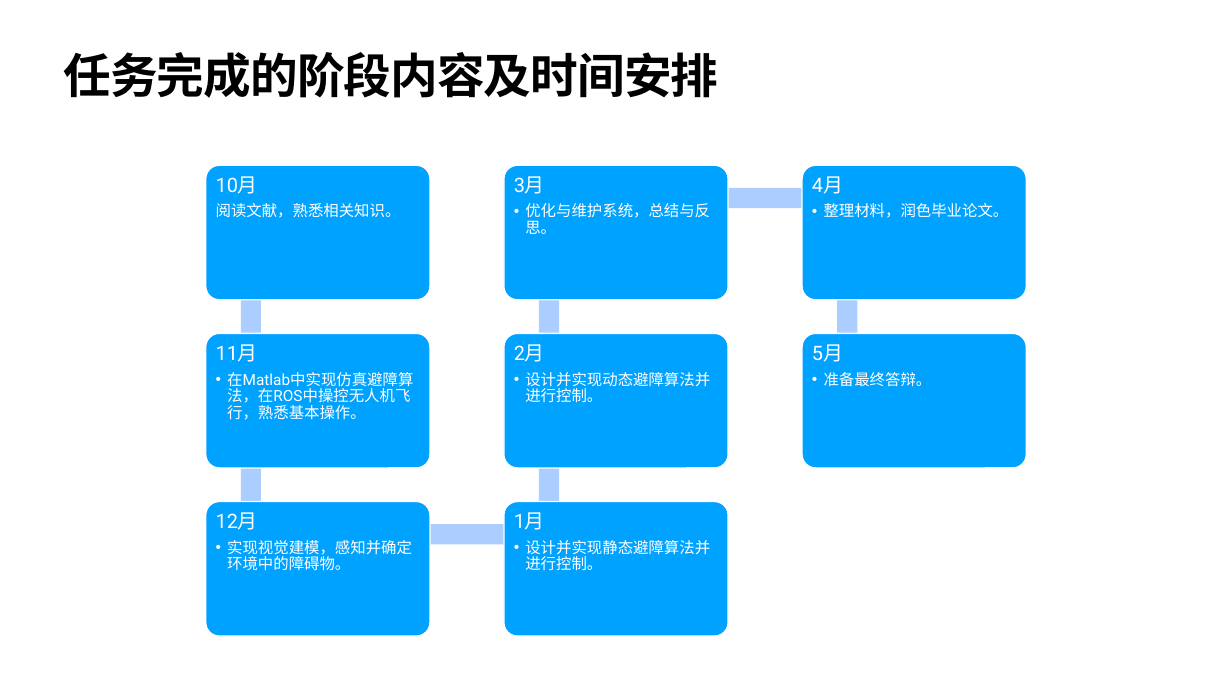
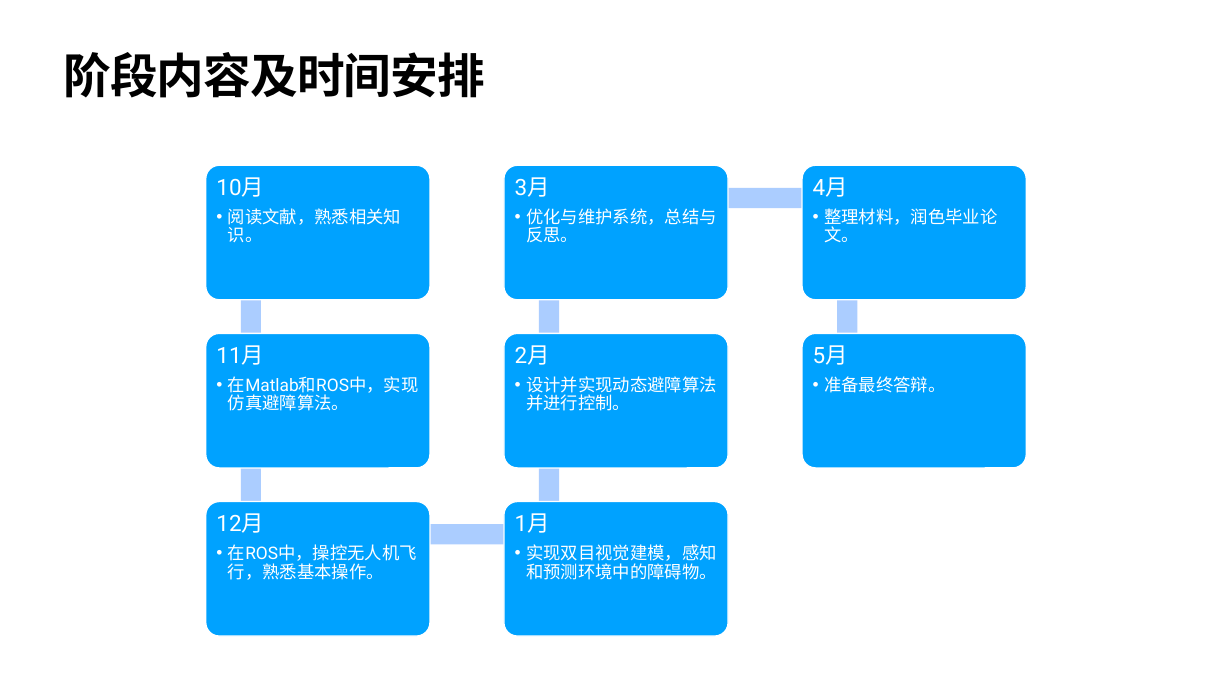
Before and after one commit to HuaYuXiao/AStar-Planner, a slide deck: slide 9 of 报告论文/开题报告/开题报告-华羽霄.pptx (slide 7 before the commit). Drawn at 1232x693 pixels with LibreOffice and Linux fonts; fonts in the diff are those of the drawing; background and template pictures are left out. Boxes give left, top, right and bottom in pixels: in the first picture for what was removed or moved away, otherwise in the second. Text is boxed around its words. In the diff, an @@ line names an element or a change of style, - is before the commit and + after.

```diff
--- a/报告论文/开题报告/开题报告-华羽霄.pptx
+++ b/报告论文/开题报告/开题报告-华羽霄.pptx
@@ title at (x1=64, y1=52, x2=485, y2=98): text changed @@
-任务完成的阶段内容及时间安排
+阶段内容及时间安排
@@ text "10月" at (x1=216, y1=177, x2=401, y2=242): size 31 to 35 pt in "10月"; size 24 to 27 pt in "阅读文献，熟悉相关知识。"; more space between paragraphs; bullet none to • @@
@@ text "3月" at (x1=515, y1=177, x2=717, y2=242): size 31 to 35 pt in "3月"; size 24 to 27 pt in "优化与维护系统，总结与反思。"; more space between paragraphs @@
@@ text "4月" at (x1=813, y1=177, x2=997, y2=243): size 31 to 35 pt in "4月"; size 24 to 27 pt in "整理材料，润色毕业论文。"; more space between paragraphs @@
@@ text at (x1=216, y1=345, x2=264, y2=365): size 31 to 35 pt in "11月"; more space between paragraphs @@
@@ text "2月" at (x1=515, y1=345, x2=717, y2=411): size 31 to 35 pt in "2月"; size 24 to 27 pt in "设计并实现动态避障算法并进行控制。"; more space between paragraphs @@
@@ text "5月" at (x1=813, y1=345, x2=945, y2=393): size 31 to 35 pt in "5月"; size 24 to 27 pt in "准备最终答辩。"; more space between paragraphs @@
@@ text at (x1=228, y1=376, x2=418, y2=411): text changed; size 24 to 27 pt @@
-  • 在Matlab中实现仿真避障算法，在ROS中操控无人机飞行，熟悉基本操作。
+  • 在Matlab和ROS中，实现仿真避障算法。
@@ text added at (x1=216, y1=513, x2=417, y2=580), 27 pt, text #FFFFFF @@
+12月
+  • 在ROS中，操控无人机飞行，熟悉基本操作。
@@ text removed at (x1=514, y1=512, x2=710, y2=571) @@
-1月
-  • 设计并实现静态避障算法并进行控制。
@@ text at (x1=515, y1=513, x2=717, y2=580): text changed; size 24 to 27 pt @@
-12月
-  • 实现视觉建模，感知并确定环境中的障碍物。
+1月
+  • 实现双目视觉建模，感知和预测环境中的障碍物。
```
Also in this commit, not shown: 8 other slides changed, 2 slides added, 2 other files.
